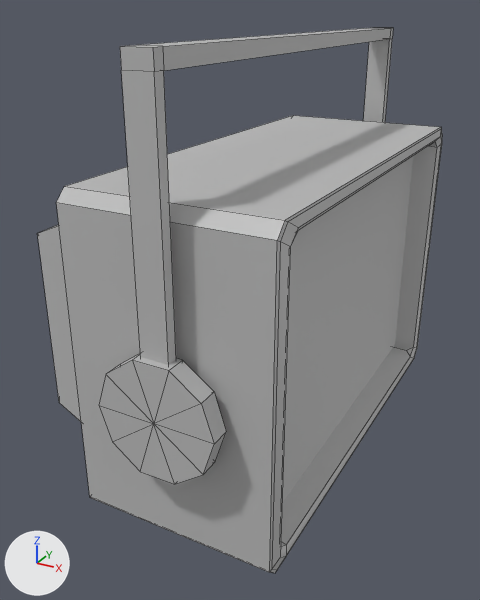
Before and after pictures for a commit that changed the FBX model Assets/Models/Lights/HangingLight.fbx.
Both versions are drawn from a 50 mm camera at (0.318, -2.957, 0.456) aimed at (0.033, -2.439, 0.196). The axes (+X, +Y, +Z) are drawn at lower left. The lights are the same throughout. Mesh edges are drawn as thin lines. Objects named as collision shapes, trigger or cutter boxes, shadow casters or lower levels of detail are left out. Where no turn or scale is listed for an object, it has been applied to the vertices.

The first picture shows 'HangingLight_LOD0'.
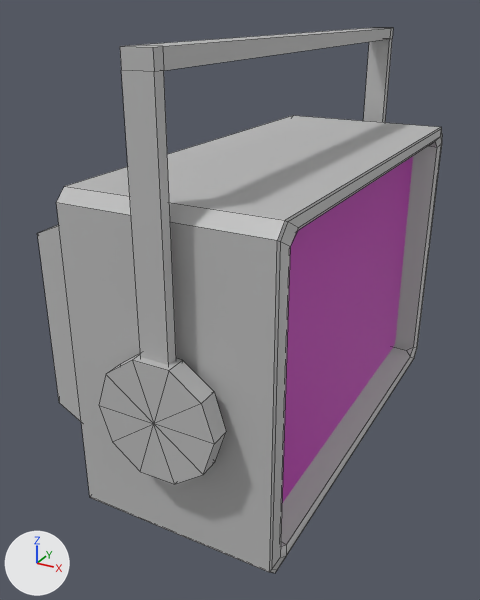
Boxes (x1, y1, x2, y2) around the edits, measured in the pictures (480 x 600 px):
'HangingLight_LOD0', recoloured
    both: (280, 154, 416, 505)

The edits, one by one:
Material 'LightGlass_Material' (mat_lightglass_material) changes colour from grey #bcbcbc to pink #bc00b1; in linear values from (0.5, 0.5, 0.5) to (0.5, 0.0, 0.442).
